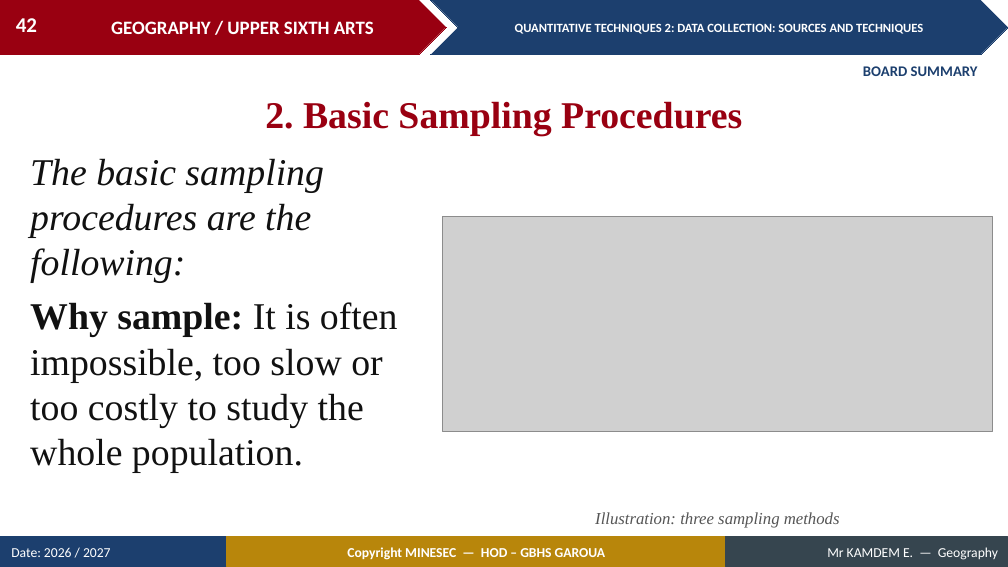
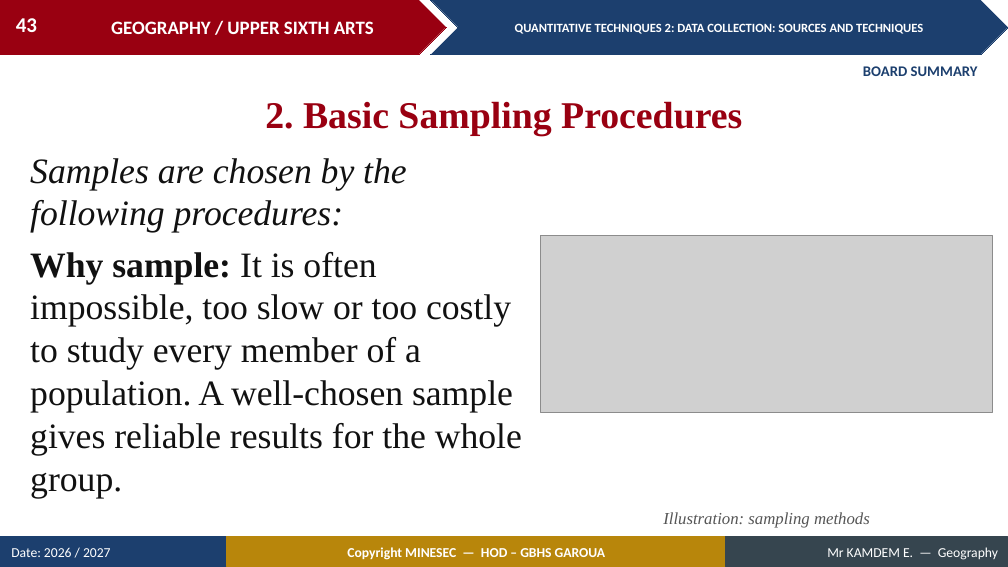
Before and after one commit to Berthautk/linea-github, a slide deck: slide 43 of lecons/USA/Practical Geography/11_USA_PRA_QT02_Data_Collection_Sources_and_Techniques.pptx (slide 42 before the commit). Drawn at 1008x567 pixels with LibreOffice and Linux fonts; fonts in the diff are those of the drawing; grey boxes stand for pictures. Boxes give left, top, right and bottom in pixels: in the first picture for what was removed or moved away, otherwise in the second. Text is boxed around its words. In the diff, an @@ line names an element or a change of style, - is before the commit and + after.

```diff
--- a/lecons/USA/Practical Geography/11_USA_PRA_QT02_Data_Collection_Sources_and_Techniques.pptx
+++ b/lecons/USA/Practical Geography/11_USA_PRA_QT02_Data_Collection_Sources_and_Techniques.pptx
@@ page number at (16, 18, 37, 32): text changed @@
-42
+43
@@ text at (30, 158, 522, 499): text changed; size 36 to 34 pt @@
-The basic sampling procedures are the following:
-Why sample: It is often impossible, too slow or too costly to study the whole population.
+Samples are chosen by the following procedures:
+Why sample: It is often impossible, too slow or too costly to study every member of a population. A well-chosen sample gives reliable results for the whole group.
@@ picture: place and size @@
-picture at (442, 216, 993, 431)
+picture at (541, 236, 993, 413)
@@ text at (663, 512, 870, 528): text changed @@
-Illustration: three sampling methods
+Illustration: sampling methods
```
Also in this commit, not shown: 10 other slides changed, 4 slides added, 1 slide removed, 7 other files.
